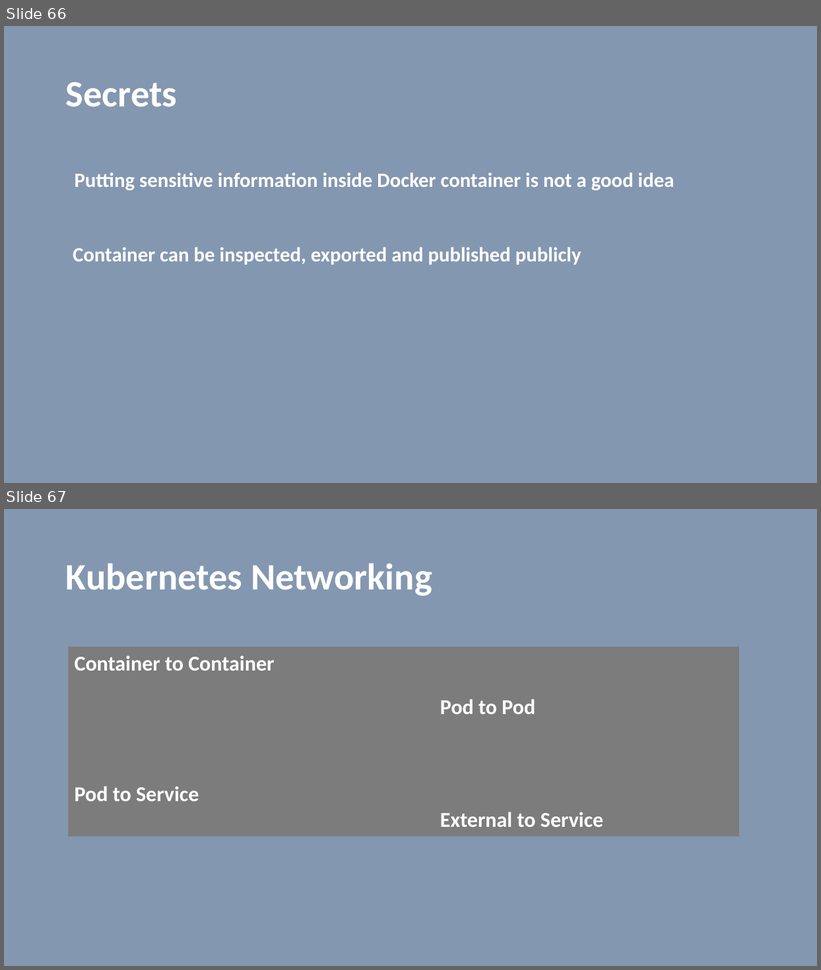
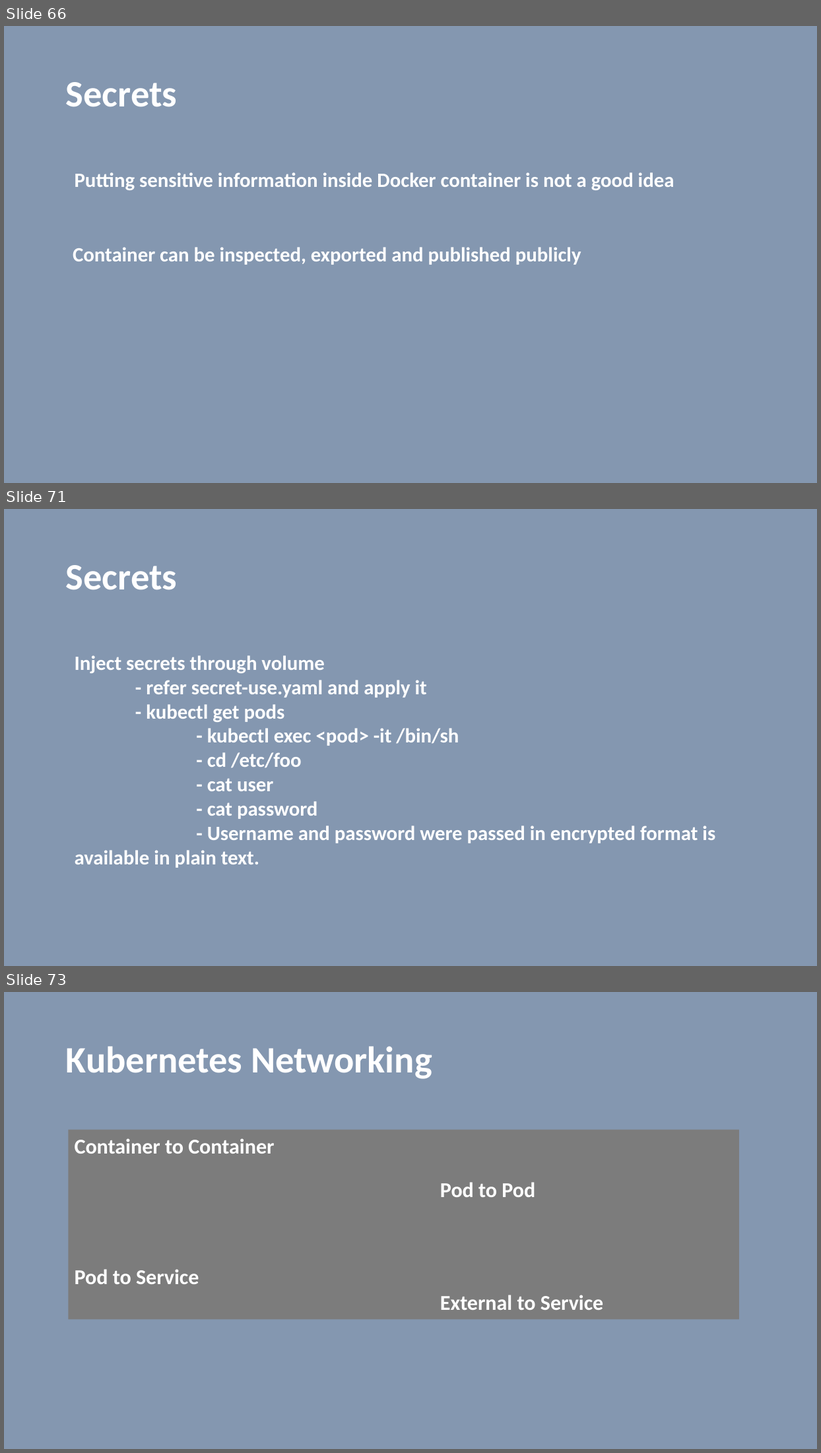
Before and after one commit to vilasvarghese/docker-k8s, a slide deck: notes/day4/Day4Presentation.pptx. Shown one above the other, each under a label of ours: slides 66 and 67 before the commit, slides 66, 71 and 73 after it; the slides between them are not shown. The pictures are 821x970 and 821x1453 pixels, drawn with LibreOffice and Linux fonts; fonts in the diff are those of the drawing. Boxes give left, top, right and bottom in pixels: in the first picture for what was removed or moved away, otherwise in the second. Text is boxed around its words. In the diff, an @@ line names an element or a change of style, - is before the commit and + after.

```diff
--- a/notes/day4/Day4Presentation.pptx
+++ b/notes/day4/Day4Presentation.pptx
@@ slide 71 added at [4, 509, 817, 966], background #8497B0 @@
@@ title added at [66, 565, 177, 590], 44 pt, text #FFFFFF, bold @@
+Secrets
@@ text added at [75, 656, 715, 868], 24 pt, text #FFFFFF, bold @@
+Inject secrets through volume
+- refer secret-use.yaml and apply it
+- kubectl get pods
+- kubectl exec <pod> -it /bin/sh
+- cd /etc/foo
+- cat user
+- cat password
+- Username and password were passed in encrypted format is available in plain text.
@@ what was slide 67 is now slide 73 @@
```
Also in this commit, not shown: 1 slide changed, 5 other slides added, 35 other files.
